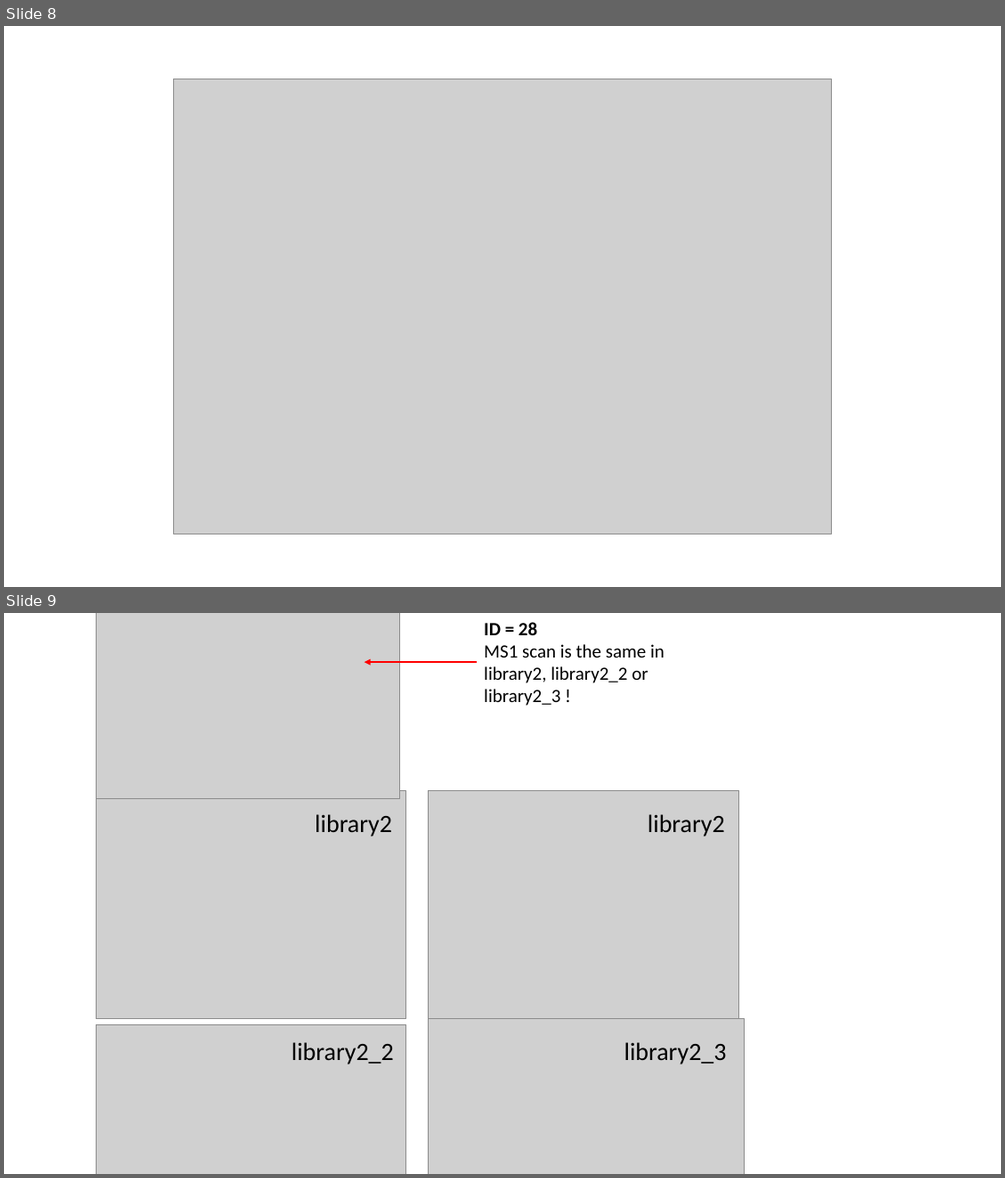
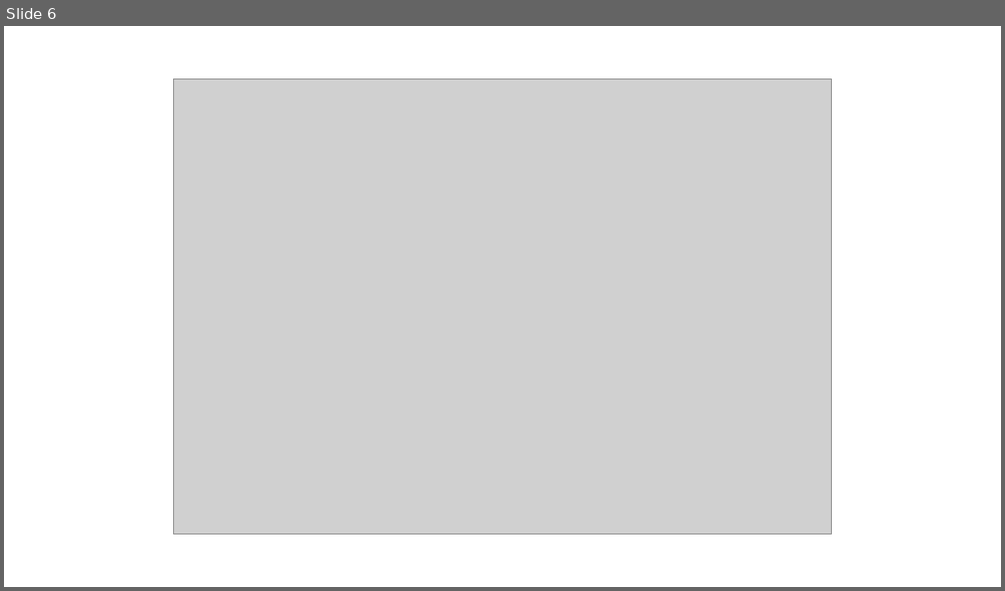
Before and after one commit to daniellyz/MergeION2, a slide deck: inst/tmp.pptx. Shown one above the other, each under a label of ours: slides 8 and 9 before the commit, slide 6 after it. The pictures are 1005x1178 and 1005x591 pixels, drawn with LibreOffice and Linux fonts; fonts in the diff are those of the drawing; grey boxes stand for pictures. Boxes give left, top, right and bottom in pixels: in the first picture for what was removed or moved away, otherwise in the second. Text is boxed around its words. In the diff, an @@ line names an element or a change of style, - is before the commit and + after.

```diff
--- a/inst/tmp.pptx
+++ b/inst/tmp.pptx
@@ slide 9 removed at box(4, 613, 1001, 1174), background #FFFFFF @@
@@ picture removed at box(96, 613, 399, 798) @@
@@ rectangle removed at box(104, 613, 752, 1174) @@
@@ text removed at box(484, 622, 664, 706) @@
-ID = 28
-MS1 scan is the same in library2, library2_2 or library2_3 !
@@ arrow removed from (477, 662) to (364, 662) @@
@@ picture removed at box(96, 791, 406, 1018) @@
@@ picture removed at box(428, 791, 738, 1018) @@
@@ text removed at box(315, 814, 392, 836) @@
-library2
@@ text removed at box(647, 814, 725, 836) @@
-library2
@@ picture removed at box(96, 1024, 406, 1174) @@
@@ picture removed at box(428, 1018, 744, 1174) @@
@@ text removed at box(291, 1042, 394, 1064) @@
-library2_2
@@ text removed at box(624, 1042, 727, 1064) @@
-library2_3
@@ what was slide 8 is now slide 6 @@
```
Also in this commit, not shown: 1 slide added, 3 other slides removed, 2 other files.
